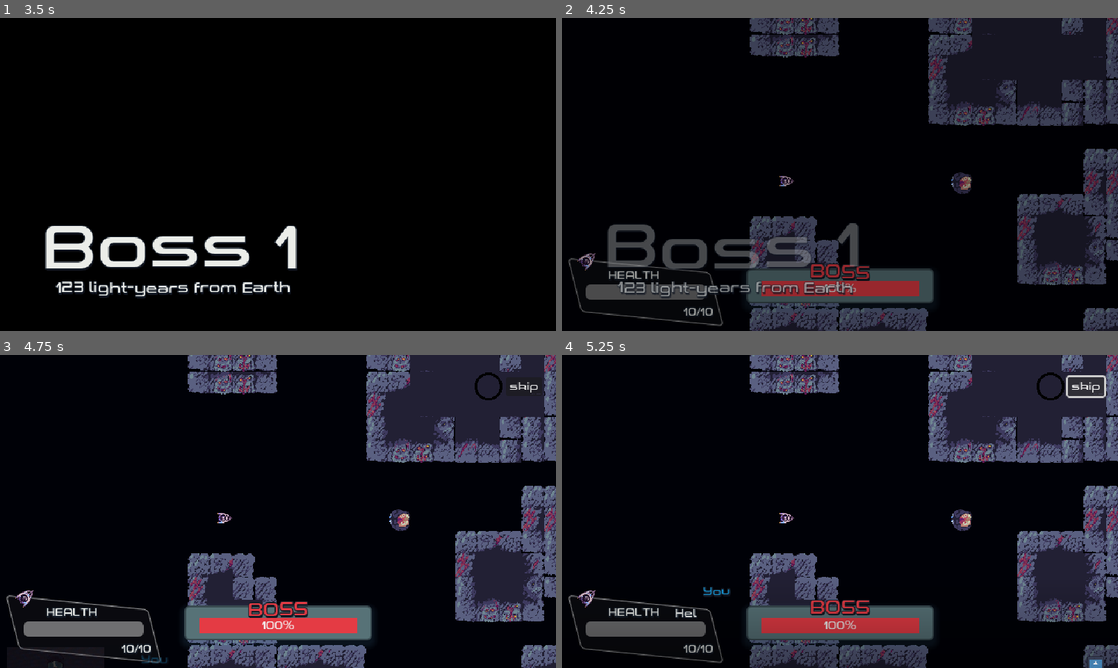
Above: before the commit, frames 1-4 (two rows, left to right).
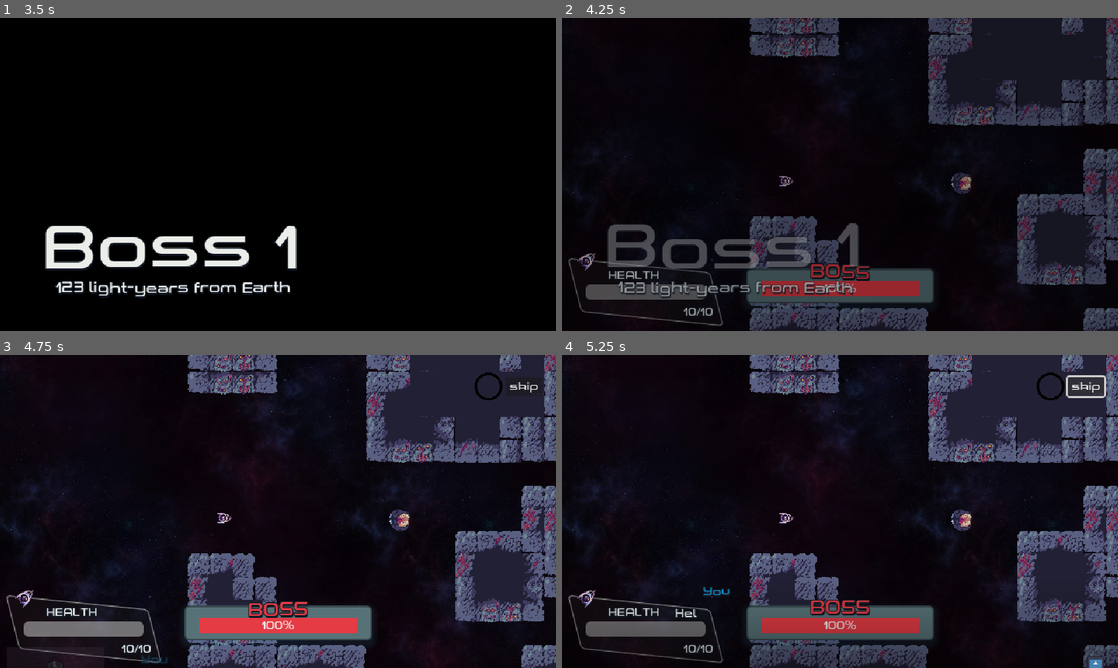
Above: after the commit, the same moments.

Repository: Yoshiip/boss-rush-jam-2024
Game: Godot game, scene res://levels/menu/menu.tscn
Same seed, same stepped clock (60 frames per second), same inputs: the game is played once before the commit and once after it. The engine's default icon, where the game draws it, is replaced by a stand-in: a white triangle on a blue panel in a dark square.
Inputs (mouse positions are in pixels of both pictures, inside the frame that each line leads up to):
- Up to frame 1 (3.5 s): click "Play" at 0.5 s; tap Enter at 1.25 s; move the mouse to (400, 158) at 1.27 s; press the mouse at (400, 158) at 1.28 s; hold D (move_right) 1.28-2.03 s; move the mouse to (166, 190) at 2.02 s; release the mouse at (166, 190) at 2.03 s; hold S (move_down) 2.03-2.78 s; tap M (switch_movement) at 2.1 s; move the mouse to (333, 105) at 2.77 s; hold D (move_right) from 2.78 s (still down); tap Space (weapon_toggle) at 2.85 s
- Up to frame 2 (4.25 s): move the mouse to (812, 237) at 3.52 s; release D (move_right) at 3.53 s; hold W (move_up) from 3.53 s (still down); click (812, 237) at 3.6 s
- Up to frame 3 (4.75 s): move the mouse to (444, 558) at 4.27 s; release W (move_up) at 4.28 s; hold A (move_left) from 4.28 s (still down); tap M (switch_movement) at 4.35 s
- Up to frame 4 (5.25 s): release A (move_left) at 5 s; click "skip" at 5 s

Frame 1 is identical in both runs. In frame 2, 0.4% of the frame differs, in the area x 0-94%, y 0-100%; in frame 3, 2.9%, in the area x 0-97%, y 0-100%; in frame 4, 2.4%.

Commit message:
added background for boss fight (found on internet, might create our own later)

Diff:
--- a/levels/fight/fight.tscn
+++ b/levels/fight/fight.tscn
@@ -6,7 +6,6 @@
 [ext_resource type="Texture2D" uid="uid://b5h6clohub72s" path="res://assets/spaceship/spaceship.png" id="4_fckf0"]
 [ext_resource type="PackedScene" uid="uid://bp0htss78w8tm" path="res://entities/core/core.tscn" id="5_6undx"]
 [ext_resource type="Script" path="res://assets/camera/BetterCamera.gd" id="5_g487y"]
-[ext_resource type="Texture2D" uid="uid://bx5s0b3tainfp" path="res://assets/utils/pixel.png" id="5_ihacb"]
 [ext_resource type="PackedScene" uid="uid://cspf4ul0wm7g" path="res://entities/Obstacle/obstacle.tscn" id="7_2ry6r"]
 [ext_resource type="Resource" path="res://3rd_boss_info.tres" id="7_bc2qi"]
 [ext_resource type="PackedScene" uid="uid://cfbwxs86sb8p1" path="res://entities/eyes/default/default_eye.tscn" id="8_fi0s5"]
@@ -19,6 +18,7 @@
 [ext_resource type="TileSet" uid="uid://cxnslw8n81qkk" path="res://assets/tiles/Basic_tile_set.tres" id="13_1nrcg"]
 [ext_resource type="Texture2D" uid="uid://cvj3g8utd2nb0" path="res://assets/utils/crosshair.png" id="17_x1b4e"]
 [ext_resource type="Script" path="res://ui/crosshair.gd" id="18_rnvd0"]
+[ext_resource type="Texture2D" uid="uid://cjm7otgcxyv2k" path="res://assets/backgrounds/background.jpg" id="19_cu2gn"]
 
 [sub_resource type="StyleBoxFlat" id="StyleBoxFlat_4pg6c"]
 bg_color = Color(0.156863, 0.156863, 0.156863, 0.247059)
@@ -177,13 +177,6 @@
 [node name="Fight" type="Node2D"]
 script = ExtResource("1_5kee0")
 
-[node name="Background" type="Sprite2D" parent="."]
-modulate = Color(0, 0.00392157, 0.027451, 1)
-z_index = -2
-scale = Vector2(8192, 8192)
-texture = ExtResource("5_ihacb")
-metadata/_edit_lock_ = true
-
 [node name="Spaceship" parent="." instance=ExtResource("1_4fykx")]
 position = Vector2(-2014, 219)
 rotation = -6.28319
@@ -623,6 +616,18 @@
 bus = &"Music"
 parameters/looping = true
 
+[node name="ParallaxBackground" type="ParallaxBackground" parent="."]
+
+[node name="ParallaxLayer" type="ParallaxLayer" parent="ParallaxBackground"]
+modulate = Color(0.501407, 0.501406, 0.501406, 1)
+motion_scale = Vector2(0.25, 0.25)
+
+[node name="Sprite2D" type="Sprite2D" parent="ParallaxBackground/ParallaxLayer"]
+texture_repeat = 2
+texture = ExtResource("19_cu2gn")
+region_enabled = true
+region_rect = Rect2(0, 0, 8192, 8192)
+
 [connection signal="animation_finished" from="Canvas/Container/Transition/AnimationPlayer" to="Canvas/Container/Transition" method="_on_animation_player_animation_finished"]
 
 [editable path="Core"]
Binary file added: assets/backgrounds/background.jpg
Not shown, added: assets/backgrounds/background.jpg.import
